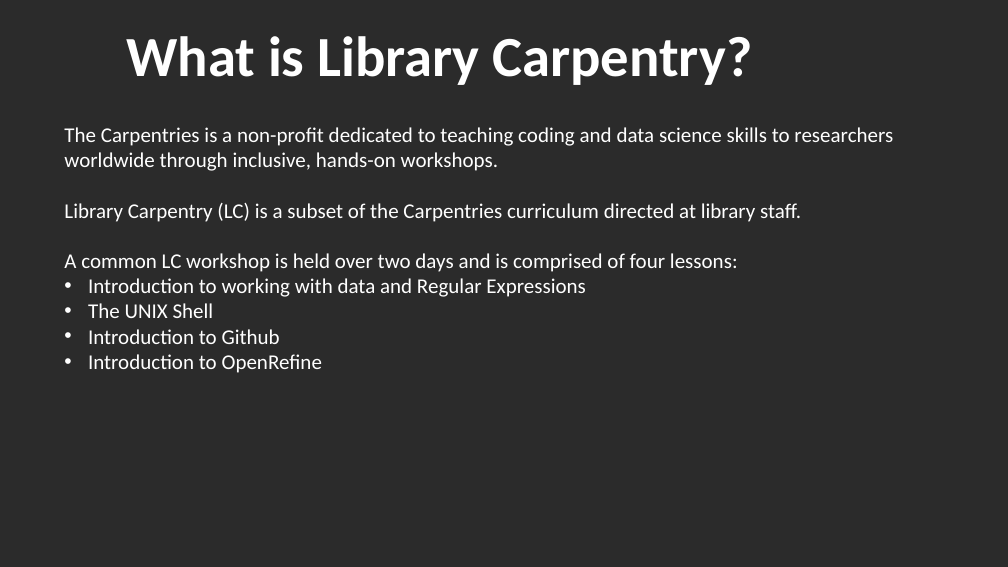
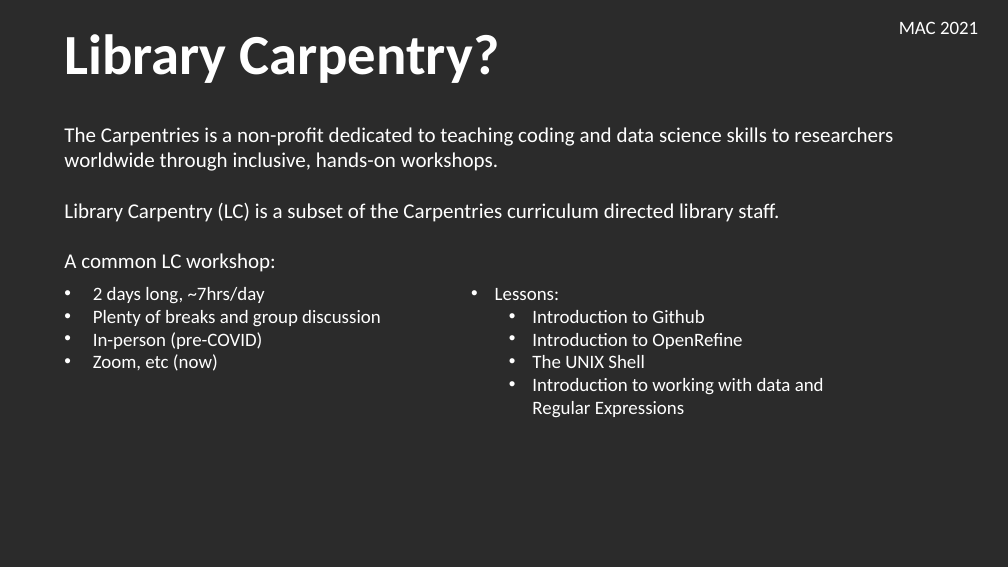
Before and after one commit to hshsl-training/library-carpentry-2021-11-03-04-NNLM-Region1-online, a slide deck: slide 2 of slides.pptx. Drawn at 1008x567 pixels with LibreOffice and Linux fonts; fonts in the diff are those of the drawing; background and template pictures are left out; a plain dark background stands for a picture behind light text. Boxes give left, top, right and bottom in pixels: in the first picture for what was removed or moved away, otherwise in the second. Text is boxed around its words. In the diff, an @@ line names an element or a change of style, - is before the commit and + after.

Commit message:
Update slides text, layout and theme

```diff
--- a/slides.pptx
+++ b/slides.pptx
@@ text added at [899, 21, 978, 34], 18 pt, text #FFFFFF @@
+MAC 2021
@@ text at [64, 34, 499, 83]: text changed @@
-What is Library Carpentry?
+Library Carpentry?
@@ text at [64, 203, 779, 272]: text changed @@
-Library Carpentry (LC) is a subset of the Carpentries curriculum directed at library staff.
-A common LC workshop is held over two days and is comprised of four lessons:
-• Introduction to working with data and Regular Expressions
-• The UNIX Shell
-• Introduction to Github
-• Introduction to OpenRefine
+Library Carpentry (LC) is a subset of the Carpentries curriculum directed library staff.
+A common LC workshop:
@@ text added at [93, 287, 824, 417], 18 pt, text #FFFFFF @@
+• 2 days long, ~7hrs/day
+• Plenty of breaks and group discussion
+• In-person (pre-COVID)
+• Zoom, etc (now)
+• Lessons:
+  • Introduction to Github
+  • Introduction to OpenRefine
+  • The UNIX Shell
+  • Introduction to working with data and Regular Expressions
```
Also in this commit, not shown: 3 other slides changed.
